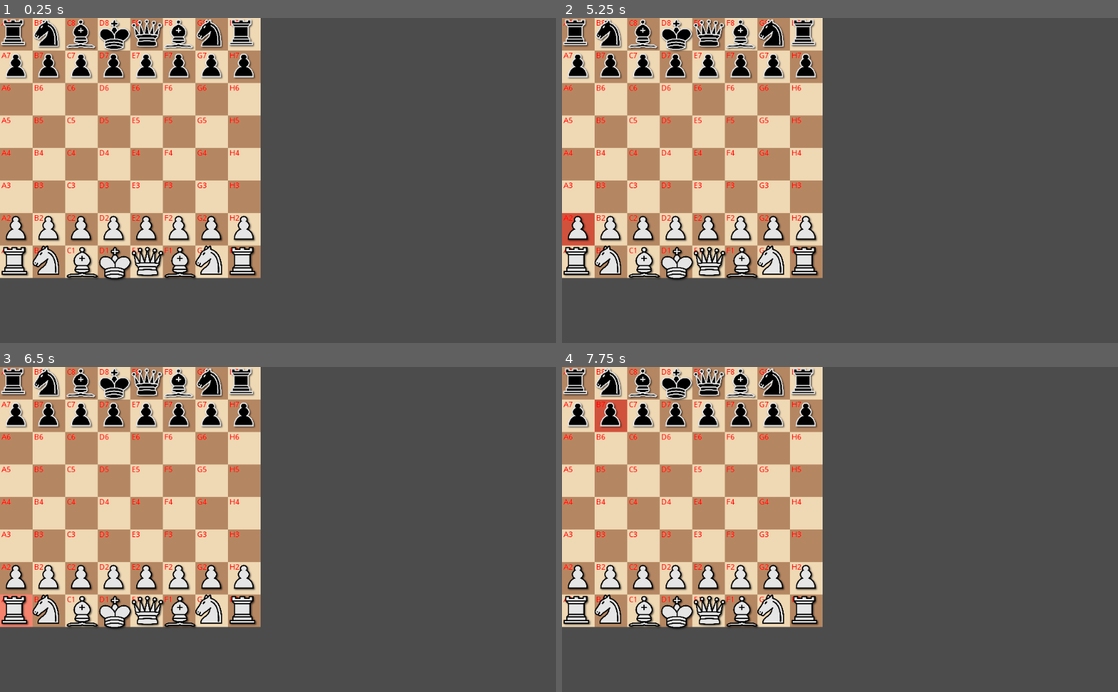
Above: before the commit, frames 1-4 (two rows, left to right).
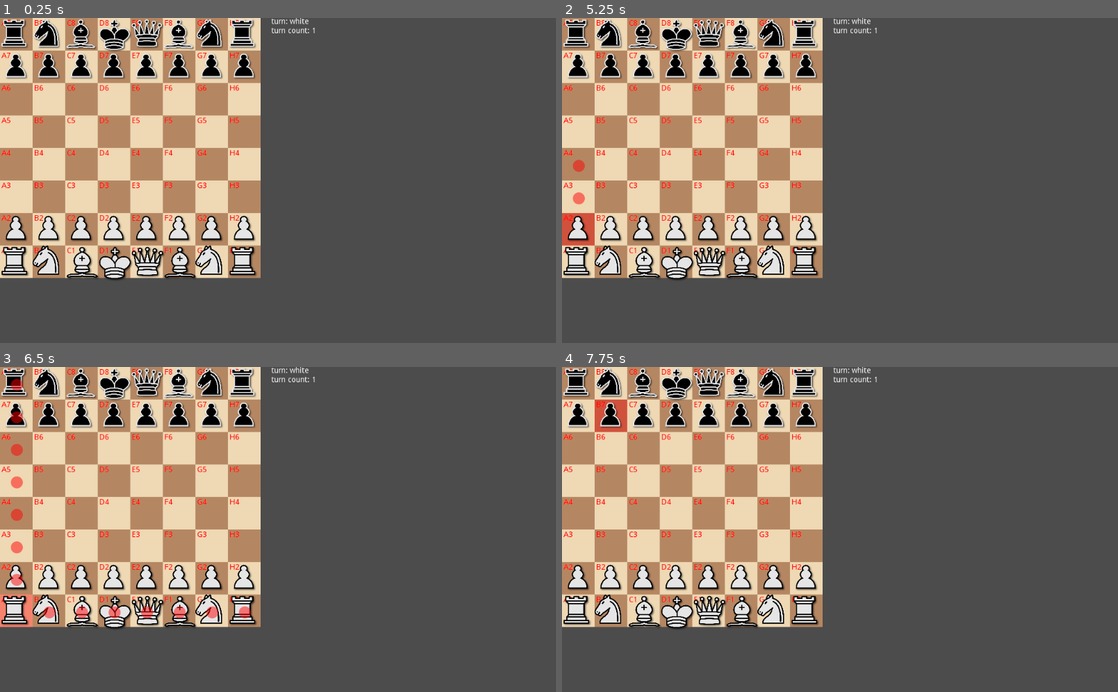
Above: after the commit, the same moments.

Repository: MattBunch/GodotChess2D
Game: Godot game, scene res://Game.tscn
Two runs of this game, one before a commit and one after it. Both use one fixed random seed, a clock stepped at 60 frames per second and the inputs below.
Inputs (mouse positions are in pixels of both pictures, inside the frame that each line leads up to):
- Up to frame 1 (0.25 s): no input
- Up to frame 2 (5.25 s): tap Enter at 0.5, 2, 3.5 s; move the mouse to (578, 34) at 0.52 s; click (578, 34) at 0.67 s; tap Space at 1.25, 2.75, 4.25 s; move the mouse to (578, 66) at 1.27 s; click (578, 66) at 1.42 s; move the mouse to (578, 99) at 2.02 s; click (578, 99) at 2.17 s; move the mouse to (578, 131) at 2.77 s; click (578, 131) at 2.92 s; move the mouse to (578, 164) at 3.52 s; click (578, 164) at 3.67 s; move the mouse to (578, 196) at 4.27 s; click (578, 196) at 4.42 s; move the mouse to (578, 229) at 5.02 s; click (578, 229) at 5.17 s
- Up to frame 3 (6.5 s): move the mouse to (16, 610) at 5.77 s; click (16, 610) at 5.92 s
- Up to frame 4 (7.75 s): move the mouse to (612, 383) at 6.52 s; click (612, 383) at 6.67 s; move the mouse to (612, 415) at 7.27 s; click (612, 415) at 7.42 s

The runs differ from the first frame. In frame 1, 0.6% of the frame differs, in the area x 0-57%, y 0-10%; in frame 2, 0.7%; in frame 3, 1.5%, in the area x 0-57%, y 0-78%; in frame 4, 0.6%.

Commit message:
Pieces Implemented

Diff:
--- a/Board/BoardTile.gd
+++ b/Board/BoardTile.gd
@@ -10,24 +10,29 @@
 # * create remove_piece func, remove board piece, called when piece moved or removed from board
 # * create has_board_piece func, return bool of whether board_piece is taken
 
+#TODO: delete these variables
+
 # !!! variables !!!
 var selected = false setget set_selected, get_selected
 var tile_code setget set_tile_code, get_tile_code
 var selected_tile_sprite setget set_selected_tile_sprite, get_selected_tile_sprite
+
+var move_tile_sprite setget set_move_tile_sprite, get_move_tile_sprite
 var tile_has_selected_square = false setget set_tile_has_selected_square, get_tile_has_selected_square
 
-var board_piece
+var board_piece setget set_board_piece, get_board_piece
 # NOTE: you can also get position as a setget later in the file
 
 # signal
 signal clicked_tile
 
-func init(input_tile_code, white):
+func init(input_tile_code, boardColor):
+
 	# Initialize colored square
 	var sprite = Sprite.new()
 	sprite.centered = false
 	sprite.z_index = 1
-	sprite.texture = load("res://Assets/White_Square_60px.png") if (white) else load("res://Assets/Black_Square_60px.png")
+	sprite.texture = load("res://Assets/White_Square_60px.png") if (boardColor) else load("res://Assets/Black_Square_60px.png")
 	$Area2D.add_child(sprite)
 
 	# Initialize tile code/notation
@@ -47,16 +52,29 @@
 	set_selected_tile_sprite(selectSprite)
 	$Area2D.add_child(selected_tile_sprite)
 
-func place_piece(piece):
+	# Initialize move sprite
+
+	var moveSprite = Sprite.new()
+	moveSprite.centered = false
+	moveSprite.offset.x = 16
+	moveSprite.offset.y = 18
+	moveSprite.z_index = 6
+	moveSprite.texture = load("res://Assets/Move_Indicator_30px.png")
+	moveSprite.visible = false
+	set_move_tile_sprite(moveSprite)
+	$Area2D.add_child(move_tile_sprite)
+
+
+func place_piece(piece, board):
 	$Area2D.add_child(piece)
-	board_piece = piece
+	set_board_piece(piece)
 
 func remove_piece(piece):
 	$Area2D.remove_child(piece)
-	board_piece = null
+	set_board_piece(null)
 
 func has_board_piece():
-	return self.board_piece != null
+	return self.get_board_piece() != null
 
 func _on_Area2D_input_event(_viewport, event, _shape_idx):
 	if (event is InputEventMouseButton && event.button_index == BUTTON_LEFT && event.pressed):
@@ -75,12 +93,23 @@
 #
 #
 
+func set_board_piece(piece):
+	board_piece = piece
+
+func get_board_piece():
+	return board_piece
 
 func set_tile_code(input_tile_code):
 	tile_code = input_tile_code
 
 func get_tile_code():
 	return tile_code
+
+func get_col():
+	return get_tile_code()[0]
+
+func get_row():
+	return get_tile_code()[1]
 
 func set_tile_position(inputPos):
 	position = inputPos
@@ -104,12 +133,24 @@
 func get_selected_tile_sprite():
 	return selected_tile_sprite
 
+func set_move_tile_sprite(input):
+	move_tile_sprite = input
+
+func get_move_tile_sprite():
+	return move_tile_sprite
+
 func show_selected_square():
 	get_selected_tile_sprite().visible = true
 
 func hide_selected_square():
 	get_selected_tile_sprite().visible = false
 
+func show_move_sprite():
+	get_move_tile_sprite().visible = true
+
+func hide_move_sprite():
+	get_move_tile_sprite().visible = false
+
 func set_tile_has_selected_square(input):
 	tile_has_selected_square = input
 
--- a/Game.gd
+++ b/Game.gd
@@ -4,8 +4,9 @@
 const BOARD_SIZE = 480
 
 # array to hold all tiles
-# can't use onready because board has to be initialized first
+# REFACTOR: rename to board
 onready var tiles = initialize_board()
+onready var label = initialize_info_board()
 
 # tile that user clicks on
 var saved_tile
@@ -13,6 +14,10 @@
 # turn system
 var turn = "white"
 var turn_count = 1
+
+# piece has to have its available moves updated after the tiles on the board has all been initialized
+func _ready():
+	update_all_pieces_available_moves()
 
 func clicked_tile(tile_code):
 	# TODO: change these tiles' commands into individual functions
@@ -27,7 +32,6 @@
 
 	elif saved_tile == null:
 		select_tile(tile)
-		print("tile saved: ", saved_tile.get_tile_code())
 		# TODO: if tile has piece, show piece's available moves here:
 
 
@@ -35,25 +39,101 @@
 		print("tile: ",tile.get_tile_code())
 		print("saved_tile: ",saved_tile.get_tile_code())
 		# TODO: process moves between the two tiles here
+
 		# if tile is empty that the selected tile can't move to or tile contains piece of the same color,
+#		if (!saved_tile.has_board_piece() || saved_tile.get_board_piece().get_available_moves().has(tile.get_tile_code())):
+#			print("\nSELECTING NEW TILE")
+
 		# select the new targeted tile
-		unselect_tile()
-		select_tile(tile)
 		# elif target tile is place the piece can move to (empty or contains enemy), process move
-		# move_piece()
+		if (saved_tile.has_board_piece() && saved_tile.get_board_piece().get_color() == turn
+		&& saved_tile.get_board_piece().get_available_moves().has(tile.get_tile_code())):
+			# move_piece()
+			print("\nMOVING PIECE: ", saved_tile.get_tile_code(), tile.get_tile_code())
+			var moving_piece = saved_tile.get_board_piece()
+			saved_tile.remove_piece(moving_piece)
+			if (tile.has_board_piece()):
+				tile.remove_piece(tile.get_board_piece())
+			tile.place_piece(moving_piece, tiles)
+			moving_piece.add_to_move_history(saved_tile.get_tile_code())
+			moving_piece.set_tile_code(tile.get_tile_code())
+			moving_piece.move()
+			# TODO: get check/checkmate status here, find how to affect available moves somehow
+			# if double checked:
+				# only king can move
+			# elif single checked
+#				Capture of checking piece. The capturing piece is not absolutely pinned
+#				King moves to non attacked squares, sliding check x-rays the king
+#    			Interposing moves in case of distant sliding check. The moving piece is not absolutely pinned.
+			update_all_pieces_available_moves()
+			check_handler()
+			hide_available_moves()
+			next_turn()
+		# else select new tile
+		else:
+			print("\nSELECTING NEW TILE")
+			unselect_tile()
+			select_tile(tile)
+
 		# TODO: function also needs to log move in movements
 		# log_move(tile, saved_tile)
 		# TODO: progress turn
 		# next_turn()
 
+func next_turn():
+	turn_count += 1
+	if turn_count % 2 == 0:
+		turn = "black"
+	elif turn_count % 1 == 0:
+		turn = "white"
+	label.text = get_info_text()
+
 func select_tile(tile):
 	saved_tile = tile
 	saved_tile.set_selected(true)
-	print(saved_tile.has_board_piece())
+	if (saved_tile.has_board_piece() && tile.get_board_piece().get_color() == turn):
+		var moves = saved_tile.get_board_piece().get_available_moves()
+		show_available_moves(moves)
+		print("moves: ", moves)
+		print("I have a piece: ", saved_tile.get_board_piece().get_name())
+	print("saved_tile.has_board_piece: ", saved_tile.has_board_piece())
+	print("tile saved: ", saved_tile.get_tile_code())
 
 func unselect_tile():
 	saved_tile.set_selected(false)
 	saved_tile = null
+	hide_available_moves()
+
+# will draw sprite on each tile
+func show_available_moves(moves):
+	for tile in tiles:
+		for move in moves:
+			if (tile.get_tile_code() == move):
+				print('Match: ', move)
+				tile.show_move_sprite()
+
+func hide_available_moves():
+	for tile in tiles:
+		tile.hide_move_sprite()
+
+func update_all_pieces_available_moves():
+	for tile in tiles:
+		if (tile.has_board_piece()):
+			tile.get_board_piece().update_available_moves(tiles, get_occupied_tiles(tile, true), get_occupied_tiles(tile, false))
+
+# REFACTOR: for loop is a little repetitive
+func get_occupied_tiles(inputTile, enemy):
+	var output = []
+	for tile in tiles:
+		if tile.has_board_piece():
+			if enemy:
+				if tile.get_board_piece().get_color() != inputTile.get_board_piece().get_color():
+					output.append(tile.get_tile_code())
+			else:
+				if tile.get_board_piece().get_color() == inputTile.get_board_piece().get_color():
+					output.append(tile.get_tile_code())
+
+	return output
 
 # REFACTOR: possibly delete this func since I am now moving to code based selection of tiles
 func get_tile_at_pos(pos):
@@ -71,6 +151,22 @@
 				return tile
 
 	return null
+
+func check_handler():
+	for tile in tiles:
+		if tile.has_board_piece():
+			var piece = tile.get_board_piece()
+			if piece.get_name() == "King":
+				print(piece.is_in_check(tiles))
+
+#  _____       _ _   _       _ _          _   _
+# |_   _|     (_) | (_)     | (_)        | | (_)
+#   | |  _ __  _| |_ _  __ _| |_ ______ _| |_ _  ___  _ __
+#   | | | '_ \| | __| |/ _` | | |_  / _` | __| |/ _ \| '_ \
+#  _| |_| | | | | |_| | (_| | | |/ / (_| | |_| | (_) | | | |
+# |_____|_| |_|_|\__|_|\__,_|_|_/___\__,_|\__|_|\___/|_| |_|
+#
+
 
 func initialize_board():
 	var A = 65
@@ -84,9 +180,10 @@
 		white = !white
 		for y in range(0, BOARD_SIZE, BOARD_SIZE / 8):
 			var new_tile = load("res://Board/BoardTile.tscn").instance()
-			var tileCode = char(charCounter) + str(numCounter)
+			var col = char(charCounter)
+			var tileCode = col + str(numCounter)
 			new_tile.init(tileCode, white)
-			initialize_piece(char(charCounter), numCounter, new_tile)
+			initialize_piece(col, numCounter, new_tile)
 			add_child(new_tile)
 			new_tile.set_tile_position(Vector2(x, y))
 			new_tile.connect("clicked_tile",self,"clicked_tile")
@@ -100,11 +197,10 @@
 func load_piece(piece_scene_location, tile, color):
 	var piece = load(piece_scene_location).instance()
 	piece.init(color, tile.get_tile_code())
-	tile.place_piece(piece)
+	tile.place_piece(piece, tiles)
 
 # TODO: initialize piece
 func initialize_piece(col, row, tile):
-
 #	TODO: initialize tile on this piece eg. tile.place_piece()
 	match row:
 		# White back row pieces
@@ -135,7 +231,12 @@
 		"E":
 			load_piece("res://Pieces/Queen.tscn", tile, color)
 
-
-
-func show_available_moves():
-	pass
+func get_info_text():
+	return "turn: " + turn + "\n" + "turn count: " + str(turn_count)
+
+func initialize_info_board():
+	var new_label = Label.new()
+	new_label.text = get_info_text()
+	new_label.rect_position = Vector2(500, 0)
+	add_child(new_label)
+	return new_label
--- a/Pieces/Bishop.gd
+++ b/Pieces/Bishop.gd
@@ -1,16 +1,12 @@
 extends ChessPieceBase
 
+func update_available_moves(board, enemy_occupied_tiles, friendly_occupied_tiles):
 
-# Declare member variables here. Examples:
-# var a = 2
-# var b = "text"
+	set_available_moves([])
+	var output = []
 
+	var diagonal_moves = get_all_diagonal_moves(board)
 
-# Called when the node enters the scene tree for the first time.
-func _ready():
-	pass # Replace with function body.
+	output = diagonal_moves
 
-
-# Called every frame. 'delta' is the elapsed time since the previous frame.
-#func _process(delta):
-#	pass
+	set_available_moves(output)
--- a/Pieces/ChessPieceBase.gd
+++ b/Pieces/ChessPieceBase.gd
@@ -1,13 +1,11 @@
 extends Node2D
 class_name ChessPieceBase
 
-var color
-var tile_code
+var color setget set_color, get_color
+var tile_code setget set_tile_code, get_tile_code
 var available_moves = [] setget set_available_moves, get_available_moves
-
-func _ready():
-	print("I am a base piece and I am initialized")
-#	update available moves
+# TODO: build out move history
+var move_history = [] setget set_move_history, get_move_history
 
 func init(color, tile_code):
 	self.color = color
@@ -16,8 +14,6 @@
 	pass
 
 func set_color_sprite():
-	print(self)
-	print(self.color)
 	match self.color:
 		"white":
 			get_node("BlackSprite").visible = false
@@ -25,16 +21,160 @@
 			get_node("WhiteSprite").visible = false
 
 func move():
-	# will need to call update_available_moves
-	# update_available_moves()
 	pass
 
-# TODO: build out these moves
-func update_available_moves():
+# TODO: build out these moves in each chess piece class
+func update_available_moves(board, enemy_occupied_tile_codes, friendly_occupied_tile_codes):
 	pass
 
-func get_available_moves():
+# used for pawns, knights, kings,
+func remove_friendly_occupied_tiles(input_available_moves, friendly_occupied_tile_codes):
+	for friendly_tile in friendly_occupied_tile_codes:
+		for move in input_available_moves:
+			if move == friendly_tile:
+				input_available_moves.erase(move)
+
+# rooks (horizontal, vertical), bishops(diagonal) queens (uses both)
+
+func get_all_vertical_moves(board, enemy_occupied_tiles, friendly_occupied_tiles):
+	# negative
+	var output = []
+
+	for n in range(8, get_row(), -1):
+		var tile_code = get_col() + str(n)
+		output.append(tile_code)
+
+	# positive
+	for n in range(1, get_row()):
+		var tile_code = get_col() + str(n)
+		output.append(tile_code)
+
+
+	return output
+
+func get_all_horizontal_moves(board, enemy_occupied_tiles, friendly_occupied_tiles):
+	var output = []
+	var col_num = ord(get_col())
+	# negative
+	for n in range(ord("H"), col_num, -1):
+		var tile_code = char(n) + get_row()
+		output.append(tile_code)
+
+	# positive
+	for n in range(ord("A"), col_num):
+		var tile_code = char(n) + get_row()
+		output.append(tile_code)
+
+	return output
+
+func get_all_diagonal_moves(board):
+	var output = []
+	var col_num = ord(get_col())
+
+	#  left
+	var col_up_left = col_num
+	var row_up_left = int(get_row())
+	var row_down_left = int(get_row())
+	var is_blocked_up_left = false
+	var is_blocked_down_left = false
+
+	while(col_up_left > ord("A")):
+		col_up_left -= 1
+		row_up_left -= 1
+		row_down_left += 1
+		var tile_code = char(col_up_left) + str(row_up_left)
+		var tile_code_2 = char(col_up_left) + str(row_down_left)
+		print("A row_up: ", tile_code)
+		print("A row_down: ", tile_code_2)
+		output.append(tile_code)
+		output.append(tile_code_2)
+#
+#	col_up_left = col_num
+#	while(col_up_left > ord("A")):
+#		col_up_left -= 1
+#		row_up_left -= 1
+#		row_down_left += 1
+#		var tile_code = char(col_up_left) + str(row_up_left)
+#		var tile_code_2 = char(col_up_left) + str(row_down_left)
+#		print("A row_up: ", tile_code)
+#		print("A row_down: ", tile_code_2)
+#		output.append(tile_code)
+#		output.append(tile_code_2)
+
+#	 right
+	var col_up_right = col_num
+	var row_up_right = int(get_row())
+	var row_down_right = int(get_row())
+	while(col_up_right < ord("H")):
+		col_up_right += 1
+		row_up_right += 1
+		row_down_right -= 1
+		var tile_code = char(col_up_right) + str(row_up_right)
+		var tile_code_2 = char(col_up_right) + str(row_down_right)
+		print("H row_up: ", tile_code)
+		print("H row_down: ", tile_code_2)
+		output.append(tile_code)
+		output.append(tile_code_2)
+
+	return output
+
+func is_blocked(tile_code, board):
+	for tile in board:
+		if tile.get_tile_code() == tile_code:
+			return true
+	return false
+
+# TODO: write out function to take out moves that don't prevent check
+# gonna have to take in enemy's moves
+func can_stop_check():
 	pass
 
+func remove_illegitimate_tile_codes(input_moves):
+	for move in input_moves:
+		var move_col = ord(move[0])
+		var move_row = int(move[1])
+		print(move_col)
+		print(move_row)
+		print(ord("A"))
+
+		var invalid_col =  (move_col > ord("A") || move_col < ord("H"))
+		var invalid_row = (move_row < 1 || move_row > 8)
+		if (invalid_col || invalid_row):
+			print("REMOVING TILE: ", move)
+			input_moves.remove(move)
+
+
+# TODO: write out way of blocking movement for rooks, kings, knights,
+
+func get_color():
+	return color
+
+func set_color(input):
+	color = input
+
+func get_available_moves():
+	return available_moves
+
 func set_available_moves(input):
-	pass
+	available_moves = input
+
+func get_move_history():
+	return move_history
+
+func set_move_history(input):
+	move_history = input
+
+func add_to_move_history(input):
+	get_move_history().append(input)
+
+func get_tile_code():
+	return tile_code
+
+func set_tile_code(input):
+	tile_code = input
+
+func get_col():
+	return get_tile_code()[0]
+
+func get_row():
+	return get_tile_code()[1]
--- a/Pieces/King.gd
+++ b/Pieces/King.gd
@@ -1,15 +1,50 @@
 extends ChessPieceBase
-
-# Declare member variables here. Examples:
-# var a = 2
-# var b = "text"
-
 
 # Called when the node enters the scene tree for the first time.
 func _ready():
 	pass # Replace with function body.
 
+func is_in_check(board):
+	for tile in board:
+		if tile.has_board_piece():
+			var piece = tile.get_board_piece()
+			if piece.get_color() != get_color():
+				if piece.get_available_moves().has(get_tile_code()):
+					return get_color() + " king" + " is in check"
+	return get_color() + " king" + " is NOT in check"
 
-# Called every frame. 'delta' is the elapsed time since the previous frame.
-#func _process(delta):
-#	pass
+func update_available_moves(_board, _enemy_occupied_tiles, friendly_occupied_tiles):
+	# just get every surrounding note code
+	set_available_moves([])
+
+	# top:
+
+	var code_above = get_col() + str(int(get_row()) + 1)
+	var code_above_right = char(ord(get_col()) + 1)  + str(int(get_row()) + 1)
+	var code_above_left = char(ord(get_col()) - 1) + str(int(get_row()) + 1)
+
+	# below
+
+	var code_below = get_col() + str(int(get_row()) - 1)
+	var code_below_right = char(ord(get_col()) + 1)  + str(int(get_row()) - 1)
+	var code_below_left = char(ord(get_col()) - 1) + str(int(get_row()) - 1)
+
+	# sides
+
+	var code_right = char(ord(get_col()) + 1)  + get_row()
+	var code_left = char(ord(get_col()) - 1) + get_row()
+
+	var output = [
+		code_above,
+		code_above_right,
+		code_above_left,
+		code_below,
+		code_below_right,
+		code_below_left,
+		code_right,
+		code_left
+	]
+
+	remove_friendly_occupied_tiles(output, friendly_occupied_tiles)
+
+	set_available_moves(output)
--- a/Pieces/Knight.gd
+++ b/Pieces/Knight.gd
@@ -13,7 +13,45 @@
 func move():
 	pass
 
+func update_available_moves(board, enemy_occupied_tiles, friendly_occupied_tiles):
 
-# Called every frame. 'delta' is the elapsed time since the previous frame.
-#func _process(delta):
-#	pass
+#	var code_above_take_right = char(ord(get_col()) + 1)  + str(int(get_row()) + 1)
+#	var code_above_take_left = char(ord(get_col()) - 1) + str(int(get_row()) + 1)
+	set_available_moves([])
+	# up left = row + 2 col - 1
+	# up right = row + 2 col + 1
+	var code_up_left = char(ord(get_col()) - 1)  + str(int(get_row()) + 2)
+	var code_up_right = char(ord(get_col()) + 1)  + str(int(get_row()) + 2)
+
+	# down left = row - 2 col - 1
+	# down right = row - 2 col + 1
+
+	var code_down_left = char(ord(get_col()) - 1)  + str(int(get_row()) - 2)
+	var code_down_right = char(ord(get_col()) + 1)  + str(int(get_row()) - 2)
+
+	# left up row + 1 col + 2
+	# left down row - 1 col + 2
+
+	var code_left_up = char(ord(get_col()) + 2)  + str(int(get_row()) + 1)
+	var code_left_down = char(ord(get_col()) + 2)  + str(int(get_row()) - 1)
+
+	# right up row + 1 col - 2
+	# right down row - 1 col - 2
+	var code_right_up = char(ord(get_col()) - 2)  + str(int(get_row()) + 1)
+	var code_right_down = char(ord(get_col()) - 2)  + str(int(get_row()) - 1)
+
+
+	var output = [
+		code_up_left,
+		code_up_right,
+		code_down_left,
+		code_down_right,
+		code_left_up,
+		code_left_down,
+		code_right_up,
+		code_right_down
+		]
+
+	remove_friendly_occupied_tiles(output, friendly_occupied_tiles)
+
+	set_available_moves(output)
--- a/Pieces/Pawn.gd
+++ b/Pieces/Pawn.gd
@@ -3,14 +3,77 @@
 var can_promote = false
 var first_move = true
 
-func _ready():
-	print("I am a pawn and I am initialized")
 
 func move():
-	# if first move, move two spaces in front
-	# else, move one piece in front
+	# if first move, set first_move to false
+	first_move = false
+	# else, place piece
+	if can_promote:
+		promote_pawn()
+
+
+# TODO: write out functionality for upgrading
+
+func can_promote():
+#	if not on last row (8 for white, 1 for black) return false
+	pass
+	# else return true
+
+func promote_pawn():
+	# if at last row of board, upgrade to knight, bishop, rook or queen
 	pass
 
-func upgrade_pawn():
-	# if at last row of board, upgrade to knight, bishop, rook or queen
-	pass
+func update_available_moves(board, enemy_occupied_tiles, friendly_occupied_tiles):
+	set_available_moves([])
+	var output = []
+
+	var code_above = get_col() + str(int(get_row()) + 1)
+	var code_below = get_col() + str(int(get_row()) - 1)
+
+	var code_above_2 = get_col() + str(int(get_row()) + 2)
+	var code_below_2 = get_col() + str(int(get_row()) - 2)
+
+#	TODO: build out pawn take piece diagonally conditions
+	var code_above_take_right = char(ord(get_col()) + 1)  + str(int(get_row()) + 1)
+	var code_above_take_left = char(ord(get_col()) - 1) + str(int(get_row()) + 1)
+
+	var code_below_take_right = char(ord(get_col()) + 1)  + str(int(get_row()) - 1)
+	var code_below_take_left = char(ord(get_col()) - 1) + str(int(get_row()) - 1)
+
+	# one space up
+	if color == "white":
+		if (!enemy_occupied_tiles.has(code_above) || friendly_occupied_tiles.has(code_above)):
+			output.append(code_above)
+
+		if (enemy_occupied_tiles.has(code_above_take_right)):
+			output.append(code_above_take_right)
+
+		if (enemy_occupied_tiles.has(code_above_take_left)):
+			output.append(code_above_take_left)
+
+
+	elif color == "black":
+		if (!enemy_occupied_tiles.has(code_below) || friendly_occupied_tiles.has(code_below)):
+			output.append(code_below)
+
+		if (enemy_occupied_tiles.has(code_below_take_right)):
+			output.append(code_below_take_right)
+
+		if (enemy_occupied_tiles.has(code_below_take_left)):
+			output.append(code_below_take_left)
+
+	# if first_move, two spaces
+	if first_move:
+		var all_occupied_tiles = enemy_occupied_tiles + friendly_occupied_tiles
+
+		if color == "white":
+			if !(all_occupied_tiles.has(code_above) || all_occupied_tiles.has(code_above_2)):
+				output.append(code_above_2)
+
+		elif color == "black":
+			if !(all_occupied_tiles.has(code_below) || all_occupied_tiles.has(code_below_2)):
+				output.append(code_below_2)
+
+	remove_friendly_occupied_tiles(output, friendly_occupied_tiles)
+
+	set_available_moves(output)
--- a/Pieces/Queen.gd
+++ b/Pieces/Queen.gd
@@ -1,15 +1,15 @@
 extends ChessPieceBase
 
-# Declare member variables here. Examples:
-# var a = 2
-# var b = "text"
+
+func update_available_moves(board, enemy_occupied_tiles, friendly_occupied_tiles):
+
+	set_available_moves([])
+	var output = []
+	var horizontal_moves = get_all_horizontal_moves(board, enemy_occupied_tiles, friendly_occupied_tiles)
+	var vertical_moves = get_all_vertical_moves(board, enemy_occupied_tiles, friendly_occupied_tiles)
+	var diagonal_moves = get_all_diagonal_moves(board)
+
+	output = horizontal_moves + vertical_moves + diagonal_moves
 
 
-# Called when the node enters the scene tree for the first time.
-func _ready():
-	pass # Replace with function body.
-
-
-# Called every frame. 'delta' is the elapsed time since the previous frame.
-#func _process(delta):
-#	pass
+	set_available_moves(output)
--- a/Pieces/Rook.gd
+++ b/Pieces/Rook.gd
@@ -1,16 +1,13 @@
 extends ChessPieceBase
 
-# Declare member variables here. Examples:
-# var a = 2
-# var b = "text"
 
+func update_available_moves(board, enemy_occupied_tiles, friendly_occupied_tiles):
 
-# Called when the node enters the scene tree for the first time.
-func _ready():
-	print("I am a rook and I am ", self.color)
-	pass # Replace with function body.
+	set_available_moves([])
+	var output = []
+	var horizontal_moves = get_all_horizontal_moves(board, enemy_occupied_tiles, friendly_occupied_tiles)
+	var vertical_moves = get_all_vertical_moves(board, enemy_occupied_tiles, friendly_occupied_tiles)
 
+	output = horizontal_moves + vertical_moves
 
-# Called every frame. 'delta' is the elapsed time since the previous frame.
-#func _process(delta):
-#	pass
+	set_available_moves(output)
--- a/Pieces/Rook.tscn
+++ b/Pieces/Rook.tscn
@@ -15,7 +15,7 @@
 centered = false
 
 [node name="BlackSprite" type="Sprite" parent="." index="1"]
-scale = Vector2( 0.146421, 0.146283 )
+scale = Vector2( 0.154934, 0.153111 )
 z_index = 5
 texture = ExtResource( 3 )
 centered = false
Binary file changed: Assets/Move_Indicator_30px.png
Not shown, changed: DEVLOG.md
